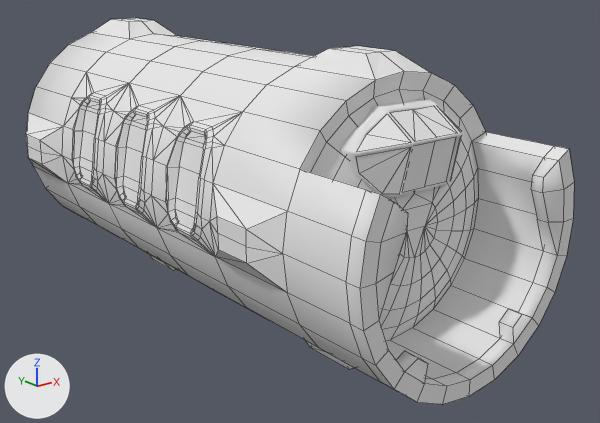
The Blender file Unity/Assets/lunox/lunox.blend, before and after one commit.
Before and after are seen from a 50 mm camera at (-4.76, -6.63, 2.15) aimed at (0.29, -0.31, -0.38). The lights are fixed; the arrows at lower left show +X, +Y and +Z. Mesh edges are drawn as thin lines on the coarser meshes.

Before the edit, the objects in view are built like this:
```python
me_cylinder_005 = bpy.data.meshes.new('Cylinder.005')
me_cylinder_005.from_pydata(...)  # 58 vertices, 56 faces; spans x -0.293..0.293, y -0.934..-0.066, z -0.058..0.173
me_cylinder_005.materials.append(mat_hull)  # its picture is missing
me_cylinder_007 = bpy.data.meshes.new('Cylinder.007')
me_cylinder_007.from_pydata(...)  # 62 vertices, 72 faces; spans x -1.05..1.05, y -2.85..-1.95, z -1.25..-0.55
me_cylinder_007.materials.append(mat_hull)  # its picture is missing
me_cylinder_013 = bpy.data.meshes.new('Cylinder.013')
me_cylinder_013.from_pydata(...)  # 142 vertices, 172 faces; spans x -0.678..0.678, y -0.25..0.203, z -0.347..0.412
me_cylinder_013.polygons.foreach_set('use_smooth', [True] * 172)
me_cylinder_013.materials.append(mat_hull)  # its picture is missing
ob_airlock = bpy.data.objects.new('airlock', me_cylinder_005)
ob_airlock.parent = ob_hull
ob_airlock.location = (0.0, -2.184, -0.0131)
ob_airlock.rotation_euler = (1.571, 0.0, 3.142)  # degrees (90, 0, 180)
ob_airlock.hide_viewport = True
ob_cockpit_frame_001 = bpy.data.objects.new('cockpit frame.001', me_cylinder_013)
ob_cockpit_frame_001.parent = ob_cockpit_container
ob_cockpit_frame_001.location = (0.0, -2.132, 0.608)
ob_faring = bpy.data.objects.new('faring', me_cylinder_007)
ob_faring.parent = ob_partcontainer
ob_faring.location = (0.0, 0.0, 0.0)
ob_faring.scale = (1.0, 1.0, -1.0)
ob_faring.hide_viewport = True
# also in view: 'hull' at (0.0, 0.08, 0.01); 'cockpit glass.002' at (0.0, -2.22, 0.66)
```
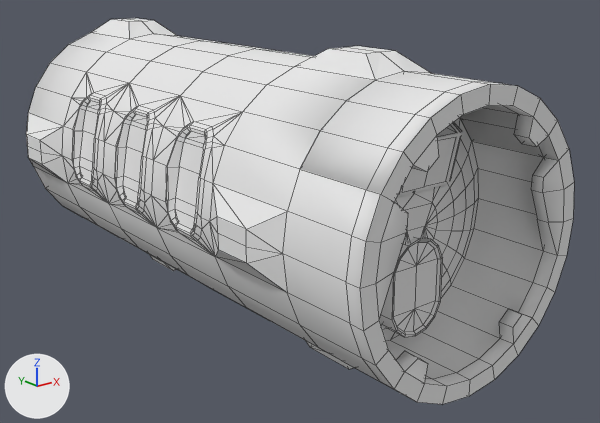
What the commit changed:
Object 'faring' (ob_faring) is now shown.
Object 'airlock' (ob_airlock) is now shown.

Changed parts and their boxes (x1, y1, x2, y2) in the pictures (600 x 423 px):
'faring', shown
    after: (300, 71, 569, 201)
'airlock', shown
    after: (380, 237, 443, 337)
'cockpit glass.002', unchanged, covered by the edit
    before: (357, 106, 462, 194)
    after: (399, 123, 461, 193)
'cockpit frame.001', unchanged, covered by the edit
    before: (340, 97, 464, 200)
    after: (396, 121, 463, 198)
